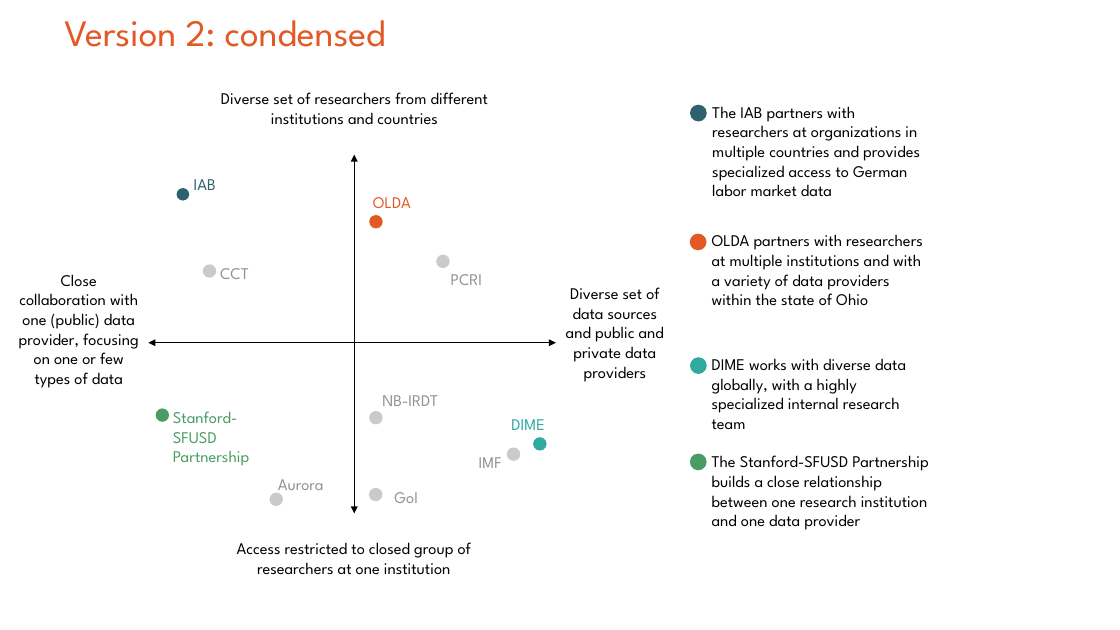
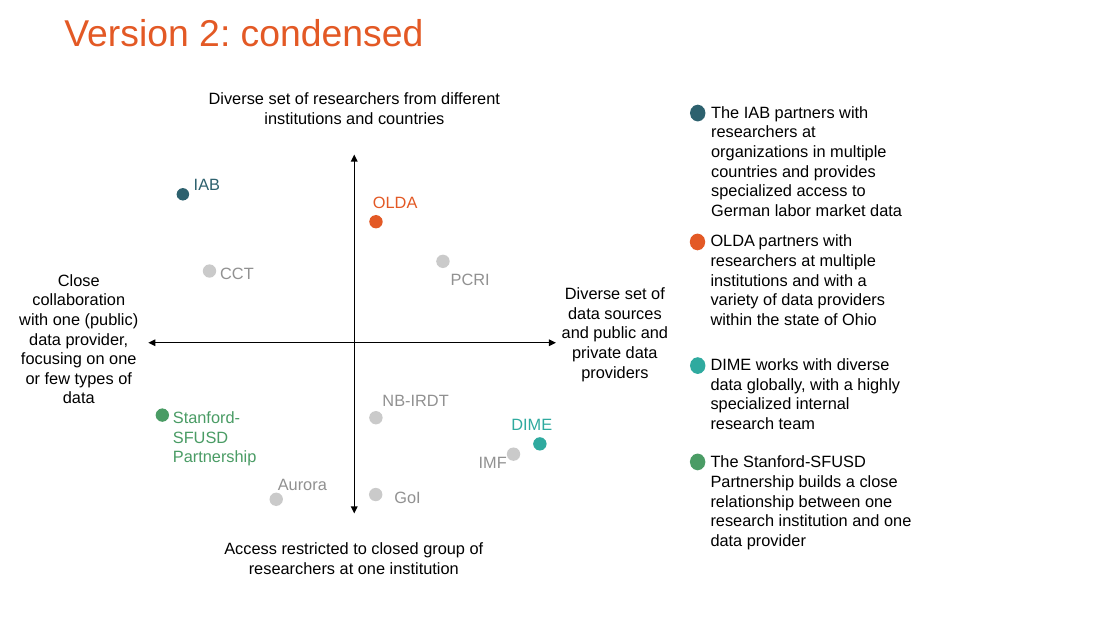
Before and after one commit to admindatahandbook/book, a slide deck: slide 4 of assets/intro/IDEA_intro_chapter_graph.pptx. Drawn at 1120x630 pixels with LibreOffice and Linux fonts; fonts in the diff are those of the drawing. Boxes give left, top, right and bottom in pixels: in the first picture for what was removed or moved away, otherwise in the second. Text is boxed around its words. In the diff, an @@ line names an element or a change of style, - is before the commit and + after.

```diff
--- a/assets/intro/IDEA_intro_chapter_graph.pptx
+++ b/assets/intro/IDEA_intro_chapter_graph.pptx
@@ font League Spartan to Arial in 19 elements at <box>64,19,424,47</box>, <box>511,418,552,430</box>, <box>479,457,507,468</box>, <box>194,178,220,190</box>, <box>173,411,257,466</box>, <box>220,267,254,279</box>, <box>373,196,418,208</box>, <box>451,273,490,285</box>, <box>278,479,327,494</box>, <box>394,491,420,503</box>, <box>382,395,448,406</box>, <box>209,92,500,124</box>, <box>224,542,484,574</box>, <box>711,455,911,550</box>, <box>19,274,139,403</box>, <box>562,287,668,381</box>, <box>711,358,900,429</box>, <box>711,234,885,325</box>, <box>711,106,902,216</box> @@
```
Also in this commit, not shown: 7 other files.
